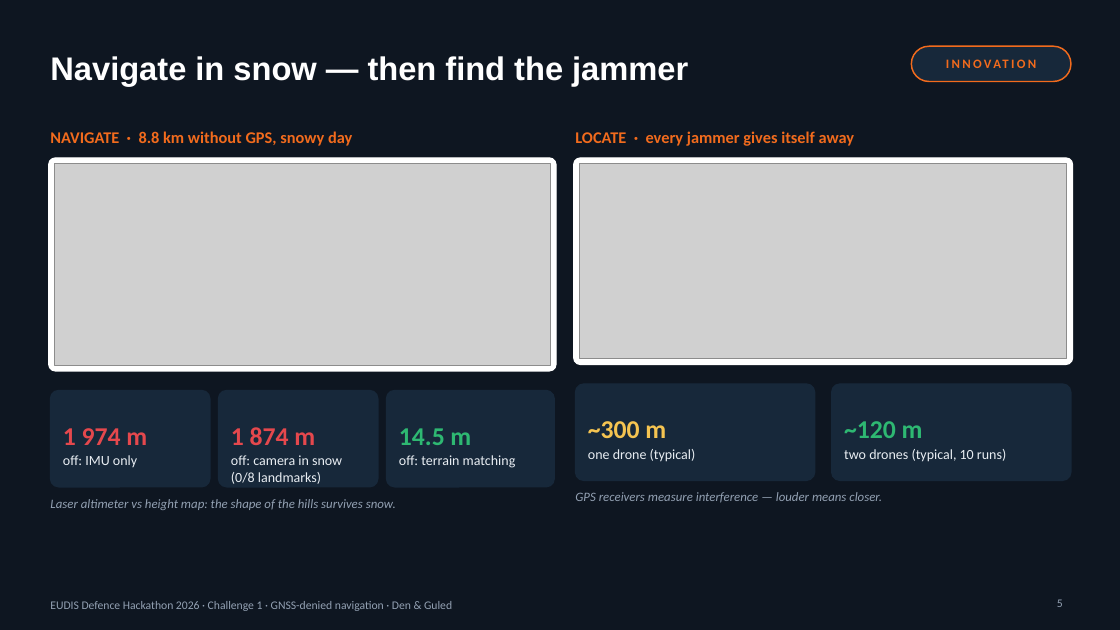
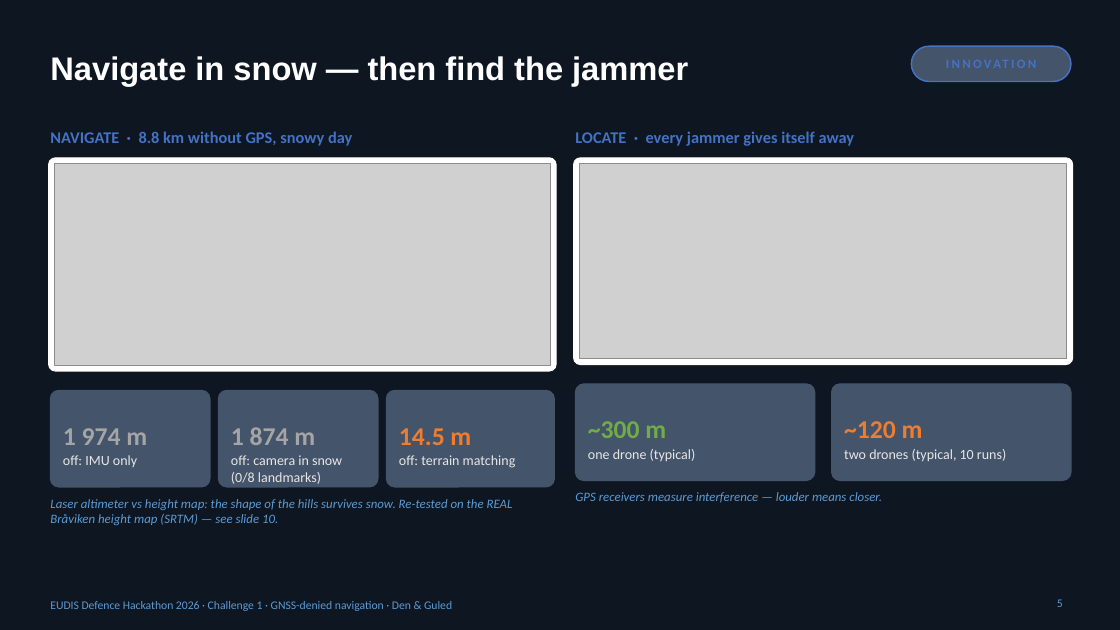
Before and after one commit to Mattheuszu/eudis-challenge1, a slide deck: slide 5 of pitch/GPS_Under_Attack_pitch.pptx. Drawn at 1120x630 pixels with LibreOffice and Linux fonts; fonts in the diff are those of the drawing; grey boxes stand for pictures. Boxes give left, top, right and bottom in pixels: in the first picture for what was removed or moved away, otherwise in the second. Text is boxed around its words. In the diff, an @@ line names an element or a change of style, - is before the commit and + after.

```diff
--- a/pitch/GPS_Under_Attack_pitch.pptx
+++ b/pitch/GPS_Under_Attack_pitch.pptx
@@ rounded rectangle at [912, 46, 1071, 82]: fill #17283A to #44546A; outline #F26B1D 1.25 pt to #4472C4 1.25 pt @@
@@ text colour #F26B1D to #4472C4 in 3 elements at [912, 46, 1071, 82], [50, 131, 352, 146], [575, 131, 855, 146] @@
@@ fill #17283A to #44546A; outline #17283A 1 pt to #44546A 1 pt in 5 elements at [50, 391, 210, 487], [218, 391, 378, 487], [386, 391, 555, 487], [576, 384, 815, 481], [832, 384, 1071, 481] @@
@@ text "1 974 m" at [63, 428, 147, 445]: text colour #E5484D to #A5A5A5 @@
@@ text "1 874 m" at [231, 427, 315, 445]: text colour #E5484D to #A5A5A5 @@
@@ text "14.5 m" at [399, 428, 471, 445]: text colour #2EB872 to #ED7D31 @@
@@ text "~300 m" at [588, 421, 666, 438]: text colour #F5C451 to #70AD47 @@
@@ text "~120 m" at [844, 421, 923, 438]: text colour #2EB872 to #ED7D31 @@
@@ text colour #E8EDF2 to #E7E6E6 in 5 elements at [63, 455, 137, 467], [231, 455, 342, 484], [399, 455, 516, 468], [588, 449, 696, 461], [844, 449, 1006, 461] @@
@@ text at [50, 499, 513, 525]: text changed; text colour #93A1B3 to #5B9BD5 @@
-Laser altimeter vs height map: the shape of the hills survives snow.
+Laser altimeter vs height map: the shape of the hills survives snow. Re-tested on the REAL Bråviken height map (SRTM) — see slide 10.
@@ text colour #93A1B3 to #5B9BD5 in 3 elements at [575, 492, 882, 503], [1057, 599, 1063, 607], [50, 601, 452, 611] @@
```
Also in this commit, not shown: 11 other slides changed, 1 slide added, 2 other files.
